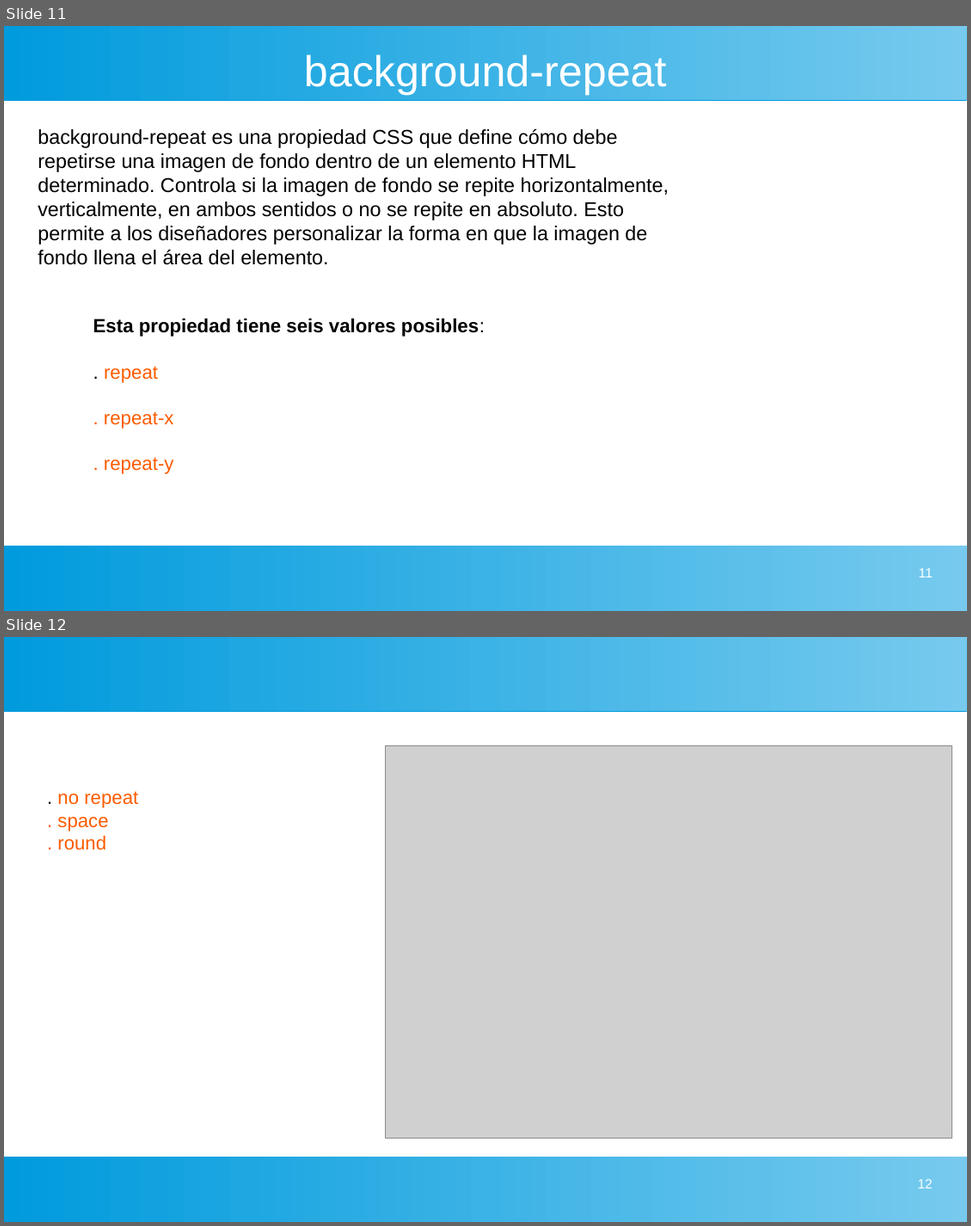
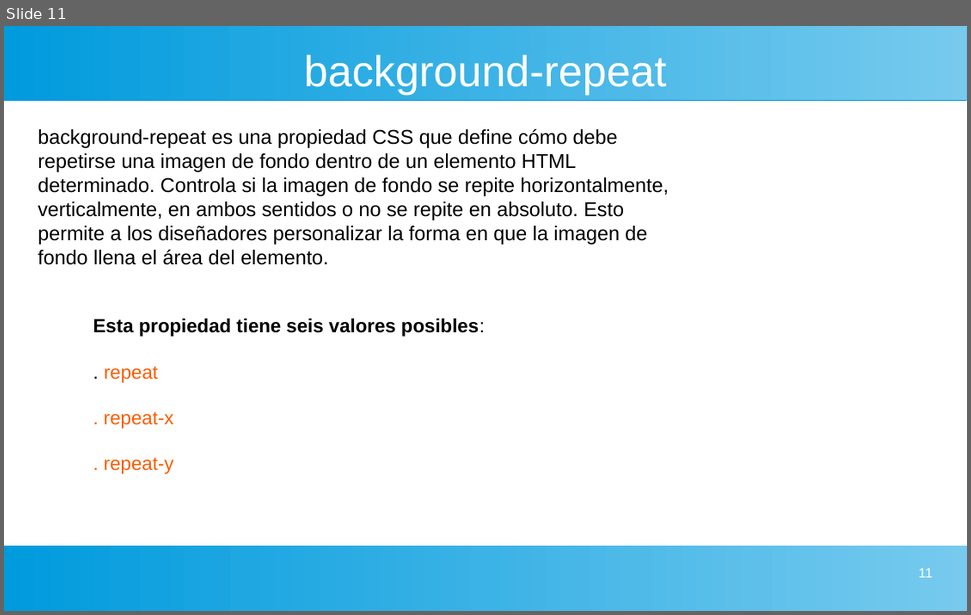
Before and after one commit to gaizkamg/HTML-CSS-Entregable, a slide deck: Presentacion/presentacion-background.odp. Shown one above the other, each under a label of ours: slides 11 and 12 before the commit, slide 11 after it. The pictures are 971x1226 and 971x615 pixels, drawn with LibreOffice and Linux fonts; fonts in the diff are those of the drawing; grey boxes stand for pictures. Boxes give left, top, right and bottom in pixels: in the first picture for what was removed or moved away, otherwise in the second. Text is boxed around its words. In the diff, an @@ line names an element or a change of style, - is before the commit and + after.

```diff
--- a/Presentacion/presentacion-background.odp
+++ b/Presentacion/presentacion-background.odp
@@ slide 12 removed at [4,637,967,1222], background #FFFFFF; not listed: 2 template elements that a slide beside it also shows @@
@@ picture removed at [385,745,952,1138] @@
@@ text removed at [57,791,138,850] @@
-. no repeat
-. space
-. round
@@ page number removed at [918,1179,933,1188] @@
-12
```
Also in this commit, not shown: 2 slides changed, 1 slide added, 1 other file.
